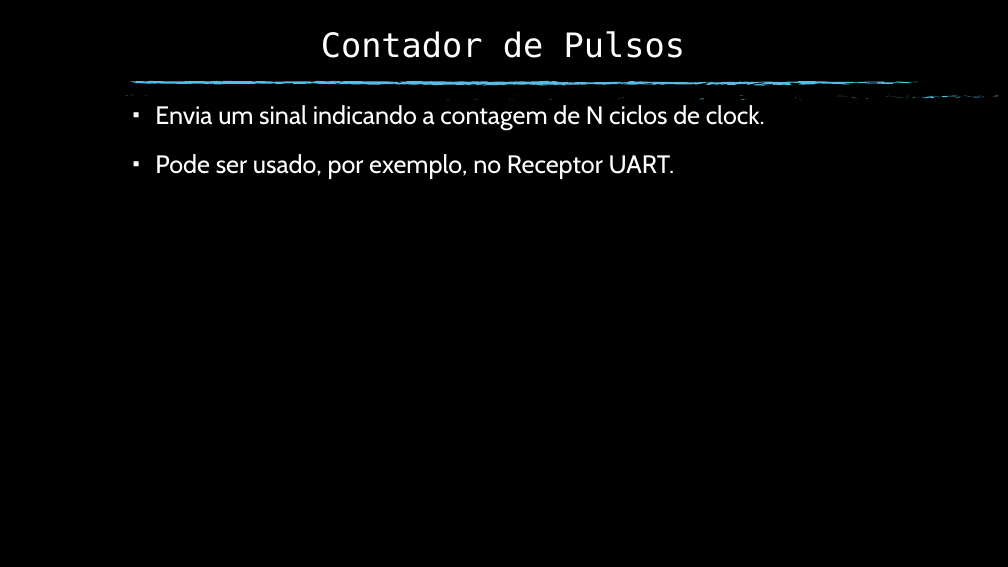
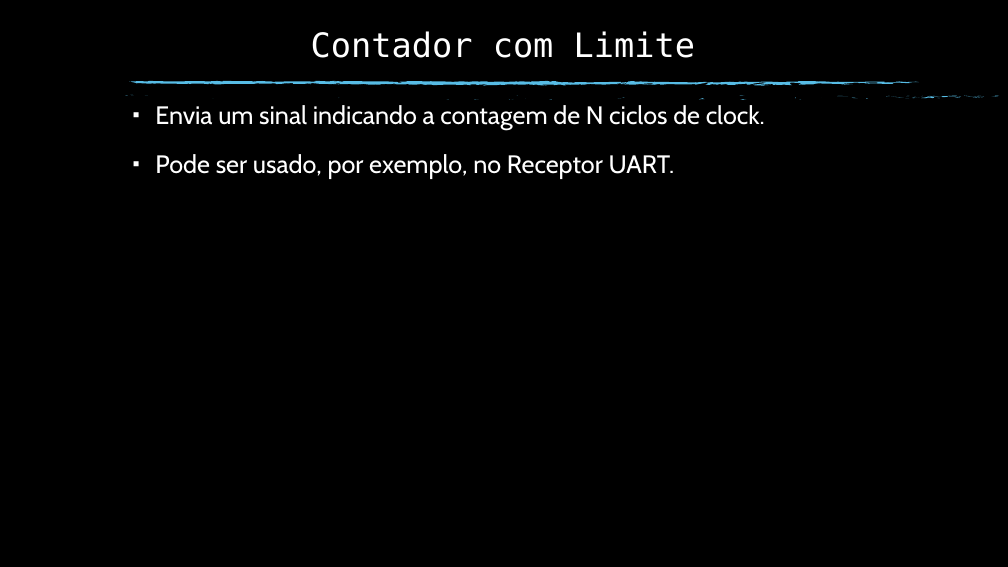
Before and after one commit to Tungstenio/Curso-VHDL-PUC-Rio-2016.1, a slide deck: slide 7 of Aula3.pptx. Drawn at 1008x567 pixels with LibreOffice and Linux fonts; fonts in the diff are those of the drawing; background and template pictures are left out. Boxes give left, top, right and bottom in pixels: in the first picture for what was removed or moved away, otherwise in the second. Text is boxed around its words. In the diff, an @@ line names an element or a change of style, - is before the commit and + after.

```diff
--- a/Aula3.pptx
+++ b/Aula3.pptx
@@ title at <box>311,31,695,58</box>: text changed @@
-Contador de Pulsos
+Contador com Limite
```
Also in this commit, not shown: 3 other slides changed, 1 slide added.
